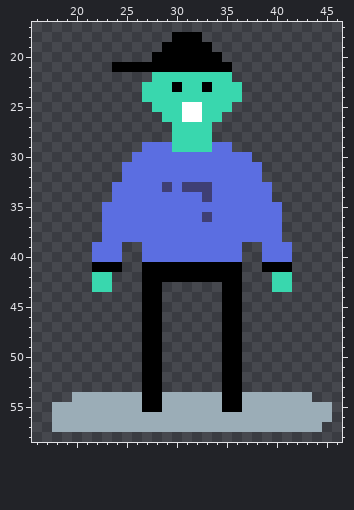
A pixel-art sprite gets an edit: CS.png. The picture above is the old version.
The file is 64x64 pixels. Shown: x 16..46, y 17..58.
The result:
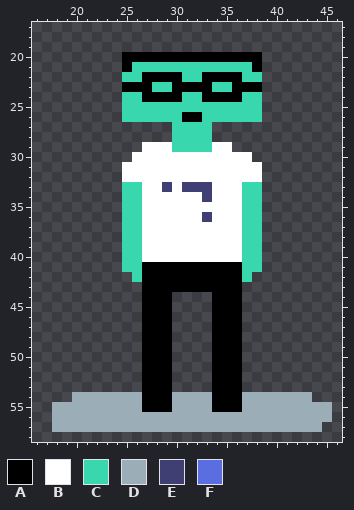
Palette (. is transparent): A #000000  B #ffffff  C #39d7ae  D #9badb7  E #3f3f74  F #5b6ee1
Difference:
@@ x 16..46 @@
 17 ...............................
-18 ..............AAA..............
-19 .............AAAAA.............
-20 ............AAAAAAA............
-21 ........AAAAAAAAAAAA...........
-22 ............CCCCCCCC...........
-23 ...........CCCACCACCC..........
-24 ...........CCCCCCCCCC..........
-25 ............CCCBBCCC...........
-26 .............CCBBCC............
+18 ...............................
+19 ...............................
+20 .........AAAAAAAAAAAAAA........
+21 .........ACCCCCCCCCCCCA........
+22 .........CCAAAACCAAAACC........
+23 .........AAACCAAAACCAAA........
+24 .........CCAAAACCAAAACC........
+25 .........CCCCCCCCCCCCCC........
+26 .........CCCCCCAACCCCCC........
 27 ..............CCCC.............
 28 ..............CCCC.............
-29 ...........FFFCCCCFF...........
-30 ..........FFFFFFFFFFFF.........
-31 .........FFFFFFFFFFFFFF........
-32 .........FFFFFFFFFFFFFF........
-33 ........FFFFFEFEEEFFFFFF.......
-34 ........FFFFFFFFFEFFFFFF.......
-35 .......FFFFFFFFFFFFFFFFFF......
-36 .......FFFFFFFFFFEFFFFFFF......
-37 .......FFFFFFFFFFFFFFFFFF......
-38 .......FFFFFFFFFFFFFFFFFF......
-39 ......FFF..FFFFFFFFFF..FFF.....
-40 ......FFF..FFFFFFFFFF..FFF.....
-41 ......AAA..AAAAAAAAAA..AAA.....
-42 ......CC...AAAAAAAAAA...CC.....
-43 ......CC...AA......AA...CC.....
-44 ...........AA......AA..........
-45 ...........AA......AA..........
-46 ...........AA......AA..........
-47 ...........AA......AA..........
-48 ...........AA......AA..........
-49 ...........AA......AA..........
-50 ...........AA......AA..........
-51 ...........AA......AA..........
-52 ...........AA......AA..........
-53 ...........AA......AA..........
-54 ....DDDDDDDAADDDDDDAADDDDDDD...
-55 ..DDDDDDDDDAADDDDDDAADDDDDDDDD.
+29 ...........BBBCCCCBB...........
+30 ..........BBBBBBBBBBBB.........
+31 .........BBBBBBBBBBBBBB........
+32 .........BBBBBBBBBBBBBB........
+33 .........CCBBEBEEEBBBCC........
+34 .........CCBBBBBBEBBBCC........
+35 .........CCBBBBBBBBBBCC........
+36 .........CCBBBBBBEBBBCC........
+37 .........CCBBBBBBBBBBCC........
+38 .........CCBBBBBBBBBBCC........
+39 .........CCBBBBBBBBBBCC........
+40 .........CCBBBBBBBBBBCC........
+41 .........CCAAAAAAAAAACC........
+42 ..........CAAAAAAAAAAC.........
+43 ...........AAAAAAAAAA..........
+44 ...........AAA....AAA..........
+45 ...........AAA....AAA..........
+46 ...........AAA....AAA..........
+47 ...........AAA....AAA..........
+48 ...........AAA....AAA..........
+49 ...........AAA....AAA..........
+50 ...........AAA....AAA..........
+51 ...........AAA....AAA..........
+52 ...........AAA....AAA..........
+53 ...........AAA....AAA..........
+54 ....DDDDDDDAAADDDDAAADDDDDDD...
+55 ..DDDDDDDDDAAADDDDAAADDDDDDDDD.
 56 ..DDDDDDDDDDDDDDDDDDDDDDDDDDDD.
Where, in picture pixels (left, top, right, bottom), the same in both pictures:
changed: (92, 32, 292, 412)
